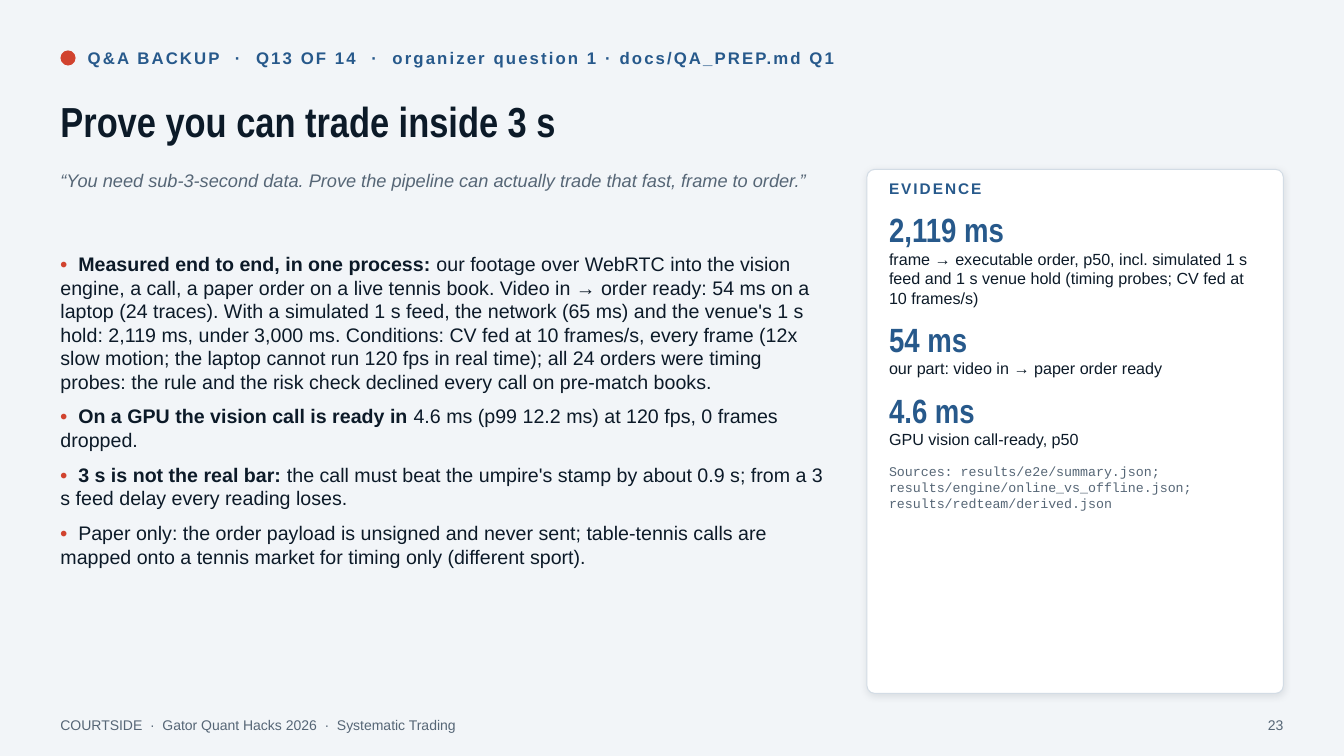
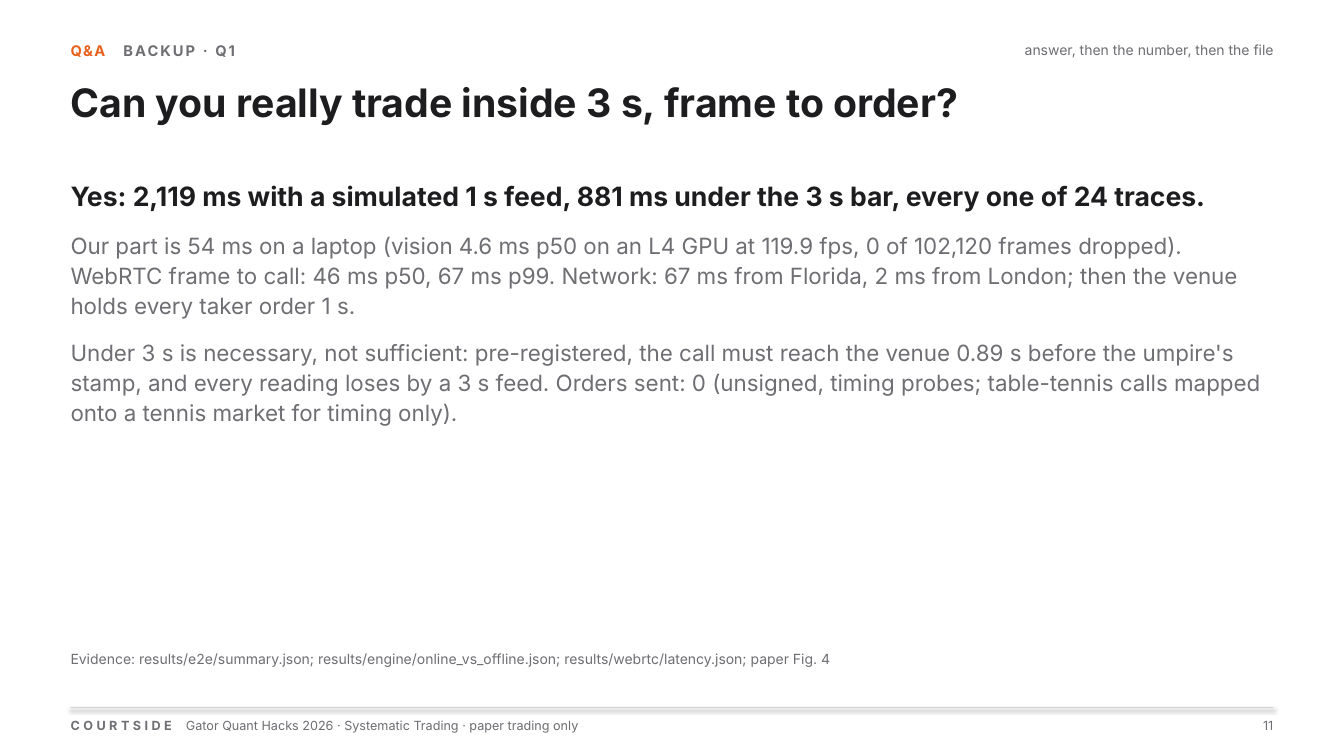
Before and after one commit to OjasMishra32/computervisionpredictivetabletennismoneymachineouuushiii, a slide deck: slide 11 of docs/deck/courtside.pptx (slide 23 before the commit). Drawn at 1344x756 pixels with LibreOffice and Linux fonts; fonts in the diff are those of the drawing. Boxes give left, top, right and bottom in pixels: in the first picture for what was removed or moved away, otherwise in the second. Text is boxed around its words. In the diff, an @@ line names an element or a change of style, - is before the commit and + after.

```diff
--- a/docs/deck/courtside.pptx
+++ b/docs/deck/courtside.pptx
@@ background #F2F5F8 to #FFFFFF @@
@@ ellipse removed at bbox=[60, 50, 76, 66] @@
@@ text added at bbox=[71, 45, 106, 57], 10.5 pt, text #6E6E73, bold @@
+Q&A BACKUP · Q1
@@ text removed at bbox=[88, 52, 280, 68] @@
-Q&A BACKUP · Q13 OF 14 · organizer question 1 · docs/QA_PREP.md Q1
@@ text added at bbox=[1025, 44, 1274, 58], 10 pt, text #6E6E73 @@
+answer, then the number, then the file
@@ title at bbox=[71, 87, 958, 125]: text changed; size 30 to 28 pt; font Arial Narrow to Inter; text colour #0C1A28 to #1D1D1F @@
-Prove you can trade inside 3 s
+Can you really trade inside 3 s, frame to order?
@@ title "Can you really trade inside ..." at bbox=[71, 87, 958, 125]: vertical alignment middle to top @@
@@ text removed at bbox=[60, 174, 806, 191] @@
-“You need sub-3-second data. Prove the pipeline can actually trade that fast, frame to order.”
@@ rounded rectangle removed at bbox=[867, 169, 1284, 694] @@
@@ text added at bbox=[71, 185, 1260, 426], 16 pt, text #6E6E73 @@
+Yes: 2,119 ms with a simulated 1 s feed, 881 ms under the 3 s bar, every one of 24 traces.
+Our part is 54 ms on a laptop (vision 4.6 ms p50 on an L4 GPU at 119.9 fps, 0 of 102,120 frames dropped). WebRTC frame to call: 46 ms p50, 67 ms p99. Network: 67 ms from Florida, 2 ms from London; then the venue holds every taker order 1 s.
+Under 3 s is necessary, not sufficient: pre-registered, the call must reach the venue 0.89 s before the umpire's stamp, and every reading loses by a 3 s feed. Orders sent: 0 (unsigned, timing probes; table-tennis calls mapped onto a tennis market for timing only).
@@ text removed at bbox=[889, 183, 1247, 511] @@
-EVIDENCE
-2,119 ms
-frame → executable order, p50, incl. simulated 1 s feed and 1 s venue hold (timing probes; CV fed at 10 frames/s)
-54 ms
-our part: video in → paper order ready
-4.6 ms
-GPU vision call-ready, p50
-Sources: results/e2e/summary.json; results/engine/online_vs_offline.json; results/redteam/derived.json
@@ text removed at bbox=[60, 256, 823, 568] @@
-• Measured end to end, in one process: our footage over WebRTC into the vision engine, a call, a paper order on a live tennis book. Video in → order ready: 54 ms on a laptop (24 traces). With a simulated 1 s feed, the network (65 ms) and the venue's 1 s hold: 2,119 ms, under 3,000 ms. Conditions: CV fed at 10 frames/s, every frame (12x slow motion; the laptop cannot run 120 fps in real time); all 24 orders were timing probes: the rule and the risk check declined every call on pre-match books.
-• On a GPU the vision call is ready in 4.6 ms (p99 12.2 ms) at 120 fps, 0 frames dropped.
-• 3 s is not the real bar: the call must beat the umpire's stamp by about 0.9 s; from a 3 s feed delay every reading loses.
-• Paper only: the order payload is unsigned and never sent; table-tennis calls are mapped onto a tennis market for timing only (different sport).
@@ text added at bbox=[71, 653, 830, 667], 10 pt, text #6E6E73 @@
+Evidence: results/e2e/summary.json; results/engine/online_vs_offline.json; results/webrtc/latency.json; paper Fig. 4
@@ line added from (71, 708) to (1273, 708), #D2D2D7 0.5 pt @@
@@ text at bbox=[71, 720, 578, 733]: text changed; size 10 to 9 pt; font Arial to Inter; text colour #566676 to #6E6E73 @@
-COURTSIDE · Gator Quant Hacks 2026 · Systematic Trading
+COURTSIDE Gator Quant Hacks 2026 · Systematic Trading · paper trading only
@@ text added at bbox=[1263, 721, 1273, 730], 9 pt, text #6E6E73 @@
+11
@@ page number removed at bbox=[1268, 720, 1284, 730] @@
-23
```
Also in this commit, not shown: 1 other slide changed, 20 slides added, 34 slides removed, 30 other files.
